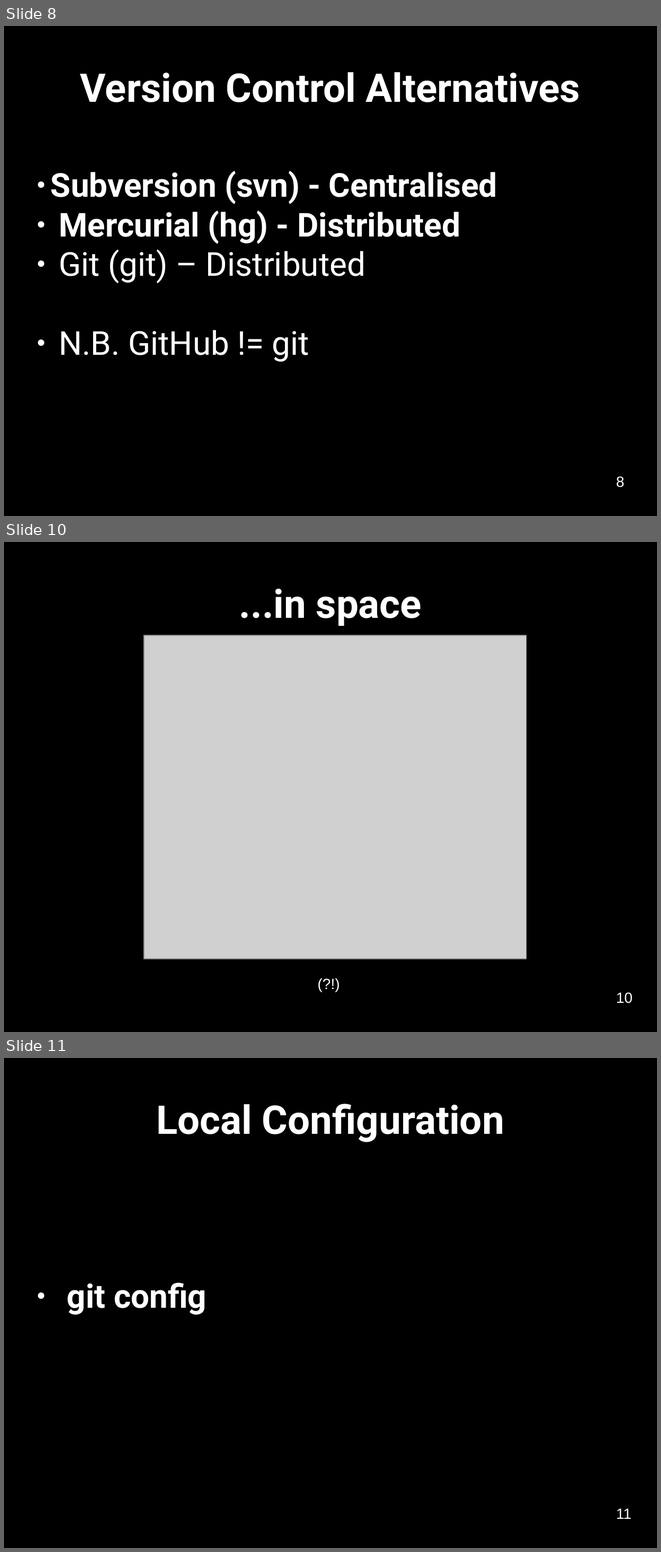
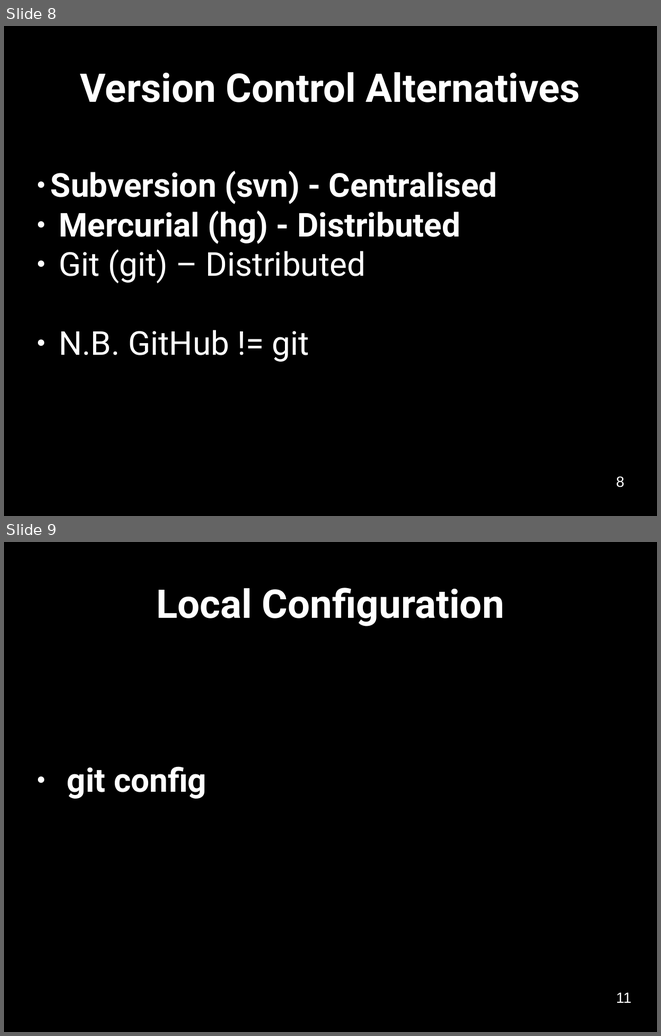
Before and after one commit to Southampton-RSG/2015-12-15-Southampton, a slide deck: novice/git/version-control-with-git-slides.odp. Shown one above the other, each under a label of ours: slides 8, 10 and 11 before the commit, slides 8 and 9 after it; the slides between them are not shown. The pictures are 661x1552 and 661x1036 pixels, drawn with LibreOffice and Linux fonts; fonts in the diff are those of the drawing; grey boxes stand for pictures. Boxes give left, top, right and bottom in pixels: in the first picture for what was removed or moved away, otherwise in the second. Text is boxed around its words. In the diff, an @@ line names an element or a change of style, - is before the commit and + after.

```diff
--- a/novice/git/version-control-with-git-slides.odp
+++ b/novice/git/version-control-with-git-slides.odp
@@ slide 10 removed at (x1=4, y1=542, x2=657, y2=1032), background #000000 @@
@@ title removed at (x1=239, y1=589, x2=422, y2=626) @@
-...in space
@@ picture removed at (x1=144, y1=635, x2=527, y2=959) @@
@@ text removed at (x1=312, y1=971, x2=391, y2=994) @@
-(?!)
@@ text removed at (x1=616, y1=992, x2=633, y2=1003) @@
-10
@@ what was slide 11 is now slide 9 @@
```
Also in this commit, not shown: 7 slides changed, 1 other slide removed, 35 other files.
